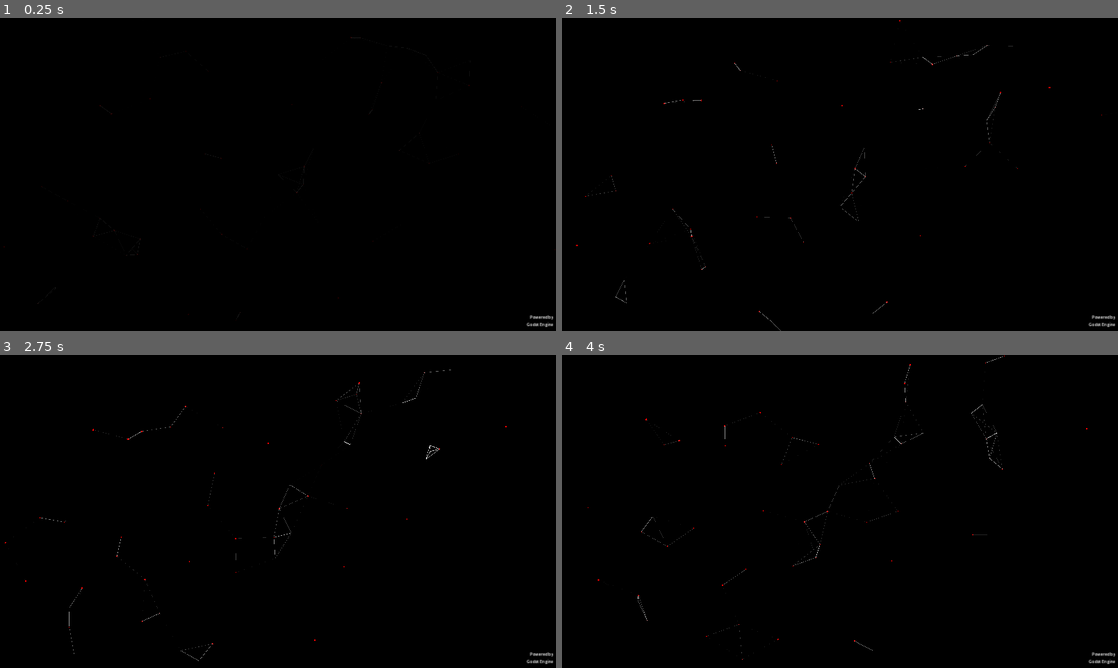
Above: before the commit, frames 1-4 (two rows, left to right).
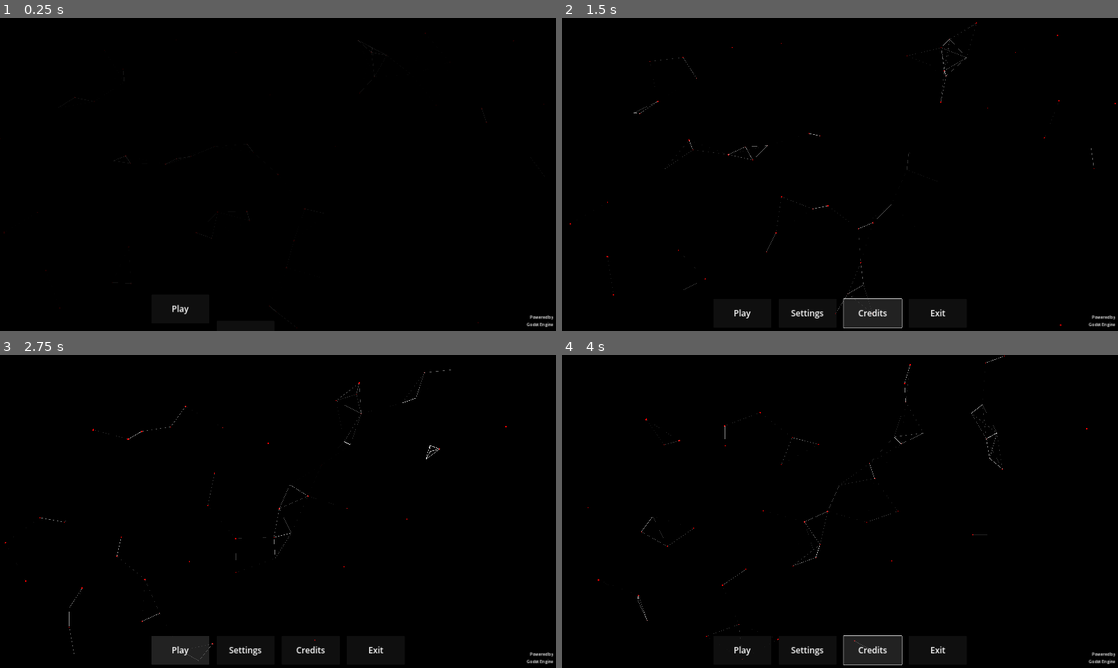
Above: after the commit, the same moments.

Repository: shelhelix/GodotGameTemplate
Game: Godot game, scene res://scenes/EntryPoint.tscn
Two runs of this game, one before a commit and one after it. Both use one fixed random seed, a clock stepped at 60 frames per second and the inputs below.
Inputs (mouse positions are in pixels of both pictures, inside the frame that each line leads up to):
- Up to frame 1 (0.25 s): no input
- Up to frame 2 (1.5 s): click (806, 309) at 0.5 s, where only the run after the commit has a clickable "Settings"; click (873, 312) at 1.25 s, where only the run after the commit has a clickable "Credits"
- Up to frame 3 (2.75 s): click (177, 649) at 2 s, where only the run after the commit has a clickable "Play"
- Up to frame 4 (4 s): click (806, 649) at 2.75 s, where only the run after the commit has a clickable "Settings"; click (873, 649) at 3.5 s, where only the run after the commit has a clickable "Credits"

The runs differ from the first frame. In frame 1, 0.1% of the frame differs, in the area x 0-100%, y 4-100%; in frame 2, 1.6%, in the area x 1-100%, y 0-100%; in frame 3, 1.2%; in frame 4, 1.2%.

Commit message:
some fixes for buttons animation

Diff:
--- a/project.godot
+++ b/project.godot
@@ -15,6 +15,10 @@
 config/features=PackedStringArray("4.2", "Forward Plus")
 config/icon="res://icon.svg"
 
+[autoload]
+
+EntryPoint="*res://scenes/EntryPoint.tscn"
+
 [display]
 
 window/size/viewport_width=1920
--- a/scenes/EntryPoint.tscn
+++ b/scenes/EntryPoint.tscn
@@ -2,7 +2,7 @@
 
 [ext_resource type="Script" path="res://addons/label_font_auto_sizer/label_auto_sizer.gd" id="1_bf8as"]
 [ext_resource type="Script" path="res://addons/fancy_particles/particles.gd" id="3_4c4vg"]
-[ext_resource type="Script" path="res://scripts/entry_point/buttons_animator.gd" id="3_xp8ib"]
+[ext_resource type="Script" path="res://scripts/entry_point/main_menu_buttons.gd" id="3_7t2s3"]
 
 [node name="EntryPoint" type="Control"]
 layout_mode = 3
@@ -56,7 +56,7 @@
 _current_font_size = 16
 _last_size_state = 1
 
-[node name="MainMenuButtons" type="HFlowContainer" parent="." node_paths=PackedStringArray("buttons")]
+[node name="MainMenuButtons" type="HBoxContainer" parent="." node_paths=PackedStringArray("play_button", "settings_button", "credits_button", "quit_button_container", "quit_button")]
 layout_mode = 1
 anchors_preset = 7
 anchor_left = 0.5
@@ -69,27 +69,31 @@
 offset_bottom = -11.0
 grow_horizontal = 2
 grow_vertical = 0
-theme_override_constants/h_separation = 25
+theme_override_constants/separation = 25
 alignment = 1
-script = ExtResource("3_xp8ib")
-buttons = [NodePath("Cell/Button"), NodePath("Cell2/Button"), NodePath("Cell3/Button"), NodePath("Cell4/Button")]
-hide_offset = Vector2(0, 150)
-
-[node name="Cell" type="Control" parent="MainMenuButtons"]
-custom_minimum_size = Vector2(200, 100)
-layout_mode = 2
-
-[node name="Button" type="Button" parent="MainMenuButtons/Cell"]
-custom_minimum_size = Vector2(200, 100)
-layout_mode = 1
-anchors_preset = 15
-anchor_right = 1.0
-anchor_bottom = 1.0
-grow_horizontal = 2
-grow_vertical = 2
-text_overrun_behavior = 3
-
-[node name="Label" type="Label" parent="MainMenuButtons/Cell/Button"]
+script = ExtResource("3_7t2s3")
+play_button = NodePath("PlayButtonBox/Button")
+next_scene_name = "res://scenes/Gameplay.tscn"
+settings_button = NodePath("SettingsButtonBox/Button")
+credits_button = NodePath("CreditsButtonBox/Button")
+quit_button_container = NodePath("ExitButtonBox")
+quit_button = NodePath("ExitButtonBox/Button")
+
+[node name="PlayButtonBox" type="Control" parent="MainMenuButtons"]
+custom_minimum_size = Vector2(200, 100)
+layout_mode = 2
+
+[node name="Button" type="Button" parent="MainMenuButtons/PlayButtonBox"]
+custom_minimum_size = Vector2(200, 100)
+layout_mode = 1
+anchors_preset = 15
+anchor_right = 1.0
+anchor_bottom = 1.0
+grow_horizontal = 2
+grow_vertical = 2
+text_overrun_behavior = 3
+
+[node name="Label" type="Label" parent="MainMenuButtons/PlayButtonBox/Button"]
 layout_mode = 1
 anchors_preset = 15
 anchor_right = 1.0
@@ -111,21 +115,21 @@
 _current_font_size = 29
 _last_size_state = 1
 
-[node name="Cell2" type="Control" parent="MainMenuButtons"]
-custom_minimum_size = Vector2(200, 100)
-layout_mode = 2
-
-[node name="Button" type="Button" parent="MainMenuButtons/Cell2"]
-custom_minimum_size = Vector2(200, 100)
-layout_mode = 1
-anchors_preset = 15
-anchor_right = 1.0
-anchor_bottom = 1.0
-grow_horizontal = 2
-grow_vertical = 2
-text_overrun_behavior = 3
-
-[node name="Label" type="Label" parent="MainMenuButtons/Cell2/Button"]
+[node name="SettingsButtonBox" type="Control" parent="MainMenuButtons"]
+custom_minimum_size = Vector2(200, 100)
+layout_mode = 2
+
+[node name="Button" type="Button" parent="MainMenuButtons/SettingsButtonBox"]
+custom_minimum_size = Vector2(200, 100)
+layout_mode = 1
+anchors_preset = 15
+anchor_right = 1.0
+anchor_bottom = 1.0
+grow_horizontal = 2
+grow_vertical = 2
+text_overrun_behavior = 3
+
+[node name="Label" type="Label" parent="MainMenuButtons/SettingsButtonBox/Button"]
 layout_mode = 1
 anchors_preset = 15
 anchor_right = 1.0
@@ -147,21 +151,21 @@
 _current_font_size = 29
 _last_size_state = 1
 
-[node name="Cell3" type="Control" parent="MainMenuButtons"]
-custom_minimum_size = Vector2(200, 100)
-layout_mode = 2
-
-[node name="Button" type="Button" parent="MainMenuButtons/Cell3"]
-custom_minimum_size = Vector2(200, 100)
-layout_mode = 1
-anchors_preset = 15
-anchor_right = 1.0
-anchor_bottom = 1.0
-grow_horizontal = 2
-grow_vertical = 2
-text_overrun_behavior = 3
-
-[node name="Label" type="Label" parent="MainMenuButtons/Cell3/Button"]
+[node name="CreditsButtonBox" type="Control" parent="MainMenuButtons"]
+custom_minimum_size = Vector2(200, 100)
+layout_mode = 2
+
+[node name="Button" type="Button" parent="MainMenuButtons/CreditsButtonBox"]
+custom_minimum_size = Vector2(200, 100)
+layout_mode = 1
+anchors_preset = 15
+anchor_right = 1.0
+anchor_bottom = 1.0
+grow_horizontal = 2
+grow_vertical = 2
+text_overrun_behavior = 3
+
+[node name="Label" type="Label" parent="MainMenuButtons/CreditsButtonBox/Button"]
 layout_mode = 1
 anchors_preset = 15
 anchor_right = 1.0
@@ -184,21 +188,21 @@
 _current_font_size = 29
 _last_size_state = 1
 
-[node name="Cell4" type="Control" parent="MainMenuButtons"]
-custom_minimum_size = Vector2(200, 100)
-layout_mode = 2
-
-[node name="Button" type="Button" parent="MainMenuButtons/Cell4"]
-custom_minimum_size = Vector2(200, 100)
-layout_mode = 1
-anchors_preset = 15
-anchor_right = 1.0
-anchor_bottom = 1.0
-grow_horizontal = 2
-grow_vertical = 2
-text_overrun_behavior = 3
-
-[node name="Label" type="Label" parent="MainMenuButtons/Cell4/Button"]
+[node name="ExitButtonBox" type="Control" parent="MainMenuButtons"]
+custom_minimum_size = Vector2(200, 100)
+layout_mode = 2
+
+[node name="Button" type="Button" parent="MainMenuButtons/ExitButtonBox"]
+custom_minimum_size = Vector2(200, 100)
+layout_mode = 1
+anchors_preset = 15
+anchor_right = 1.0
+anchor_bottom = 1.0
+grow_horizontal = 2
+grow_vertical = 2
+text_overrun_behavior = 3
+
+[node name="Label" type="Label" parent="MainMenuButtons/ExitButtonBox/Button"]
 layout_mode = 1
 anchors_preset = 15
 anchor_right = 1.0
--- /dev/null
+++ b/scenes/Gameplay.tscn
@@ -0,0 +1,3 @@
+[gd_scene format=3 uid="uid://bhkviobcnjtbq"]
+
+[node name="Gameplay" type="Node2D"]
--- a/scripts/entry_point/buttons_animator.gd
+++ b/scripts/entry_point/buttons_animator.gd
@@ -1,30 +1,46 @@
-extends Node
+class_name ButtonsAnimator
 
-@export var buttons: Array[Button] = []
-@export var hide_offset: Vector2
+var __show_positions := {}
+var __elements : Array[Control]
+var __hide_offset : Vector2
 
-var buttons_positions := {}
+func init(elements: Array[Control], hideOffset: Vector2) -> void:
+	__elements = elements
+	__hide_offset = hideOffset
+	for element in __elements:
+		__show_positions[element] = element.position
 
-# Called when the node enters the scene tree for the first time.
-func _ready():
-	# remember position on the start
-	for button in buttons:
-		buttons_positions[button] = button.position
-	__hide_buttons(true)
-	__show_buttons()
+func show_elements(force: bool = false):
+	if (force):
+		__force_position(true)
+	else:
+		__create_tween(true, 0.4)
 
-func __show_buttons():
-	var sequence := get_tree().create_tween().set_parallel(true)
-	var delay := 0.2
-	var currentDelay := 0.0
-	sequence.tween_interval(5.0)
+
+func hide_elements(force: bool = false) -> void:
+	if (force):
+		__force_position(false)
+	else:
+		__create_tween(false, 0.4)
+
+
+func __force_position(active_state: bool) -> void:
+	for element in __elements:
+		element.position = __get_position(element, active_state)
+
+func __create_tween(active_state: bool, duration: float, delay_betweeen_tweens: float = 0.2) -> void:
+	if (__elements.size() == 0):
+		return
+
+	var sequence := __elements[0].get_tree().create_tween().set_parallel(true)
+	var accumulatedDelay := 0.0
 	sequence.chain()
-	for button in buttons:
-		sequence.tween_property(button, "position", buttons_positions[button], 0.4).set_delay(currentDelay).set_trans(Tween.TRANS_BACK).set_ease(Tween.EASE_OUT)
-		currentDelay += delay
+	for element in __elements:
+		var end_position := __get_position(element, active_state)
+		sequence.tween_property(element, "position", end_position, duration).set_delay(accumulatedDelay).set_trans(Tween.TRANS_BACK).set_ease(Tween.EASE_OUT)
+		accumulatedDelay += delay_betweeen_tweens
 	sequence.play()
 
-func __hide_buttons(force: bool = false):
-	if (force):
-		for button in buttons:
-			button.position = buttons_positions[button] + hide_offset
+
+func __get_position(element: Node, active_state: bool) -> Vector2:
+	return __show_positions[element] if active_state else __show_positions[element] + __hide_offset
--- /dev/null
+++ b/scripts/entry_point/main_menu_buttons.gd
@@ -0,0 +1,33 @@
+extends Node
+@export_category("play button")
+@export var play_button: Button
+@export_file("*.tscn") var next_scene_name: String
+
+@export_category("others")
+@export var settings_button: Button
+@export var credits_button: Button
+@export var quit_button_container: Control
+@export var quit_button: Button
+
+@export_category("animation settings")
+@export var hide_offset: Vector2 = Vector2(0, 150)
+
+var buttons_animator: ButtonsAnimator
+
+func _ready() -> void:
+	# init buttons
+	quit_button_container.visible = not OS.has_feature('web')
+	quit_button.pressed.connect(__quit_app)
+	play_button.pressed.connect(__start_game)
+	# init animation
+	buttons_animator = ButtonsAnimator.new()
+	buttons_animator.init([play_button, settings_button, credits_button, quit_button], hide_offset)
+	buttons_animator.hide_elements(true)
+	buttons_animator.show_elements()
+
+func __start_game() -> void:
+	get_tree().change_scene_to_file(next_scene_name)
+	pass
+
+func __quit_app() -> void:
+	get_tree().quit()
--- /dev/null
+++ b/scripts/entry_point/transition.gd
@@ -0,0 +1,13 @@
+extends Node
+
+func _make_transition() -> void:
+	pass  # Replace with function body.
+
+# Called when the node enters the scene tree for the first time.
+func _ready() -> void:
+	pass # Replace with function body.
+
+
+# Called every frame. 'delta' is the elapsed time since the previous frame.
+func _process(delta: float) -> void:
+	pass
